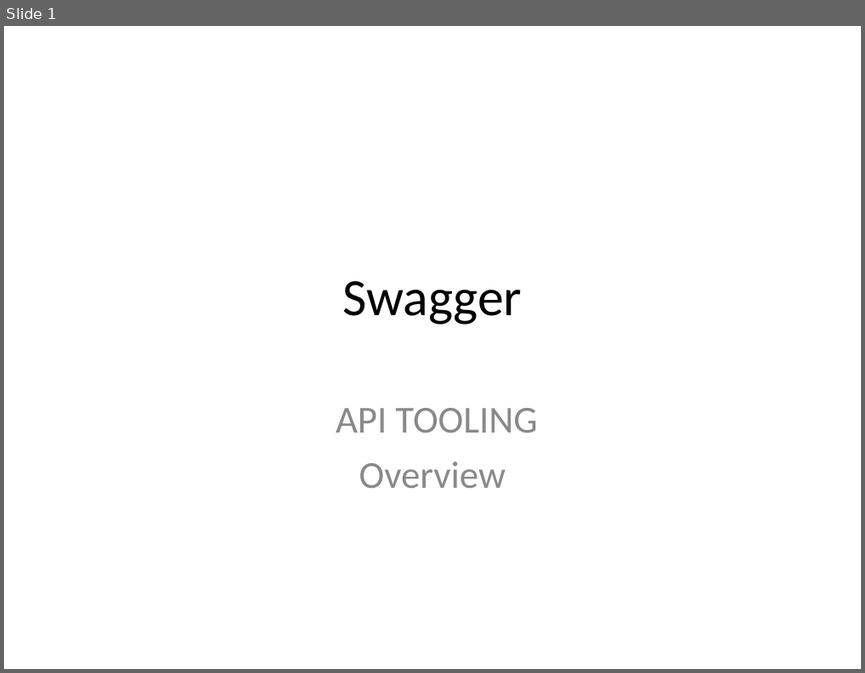
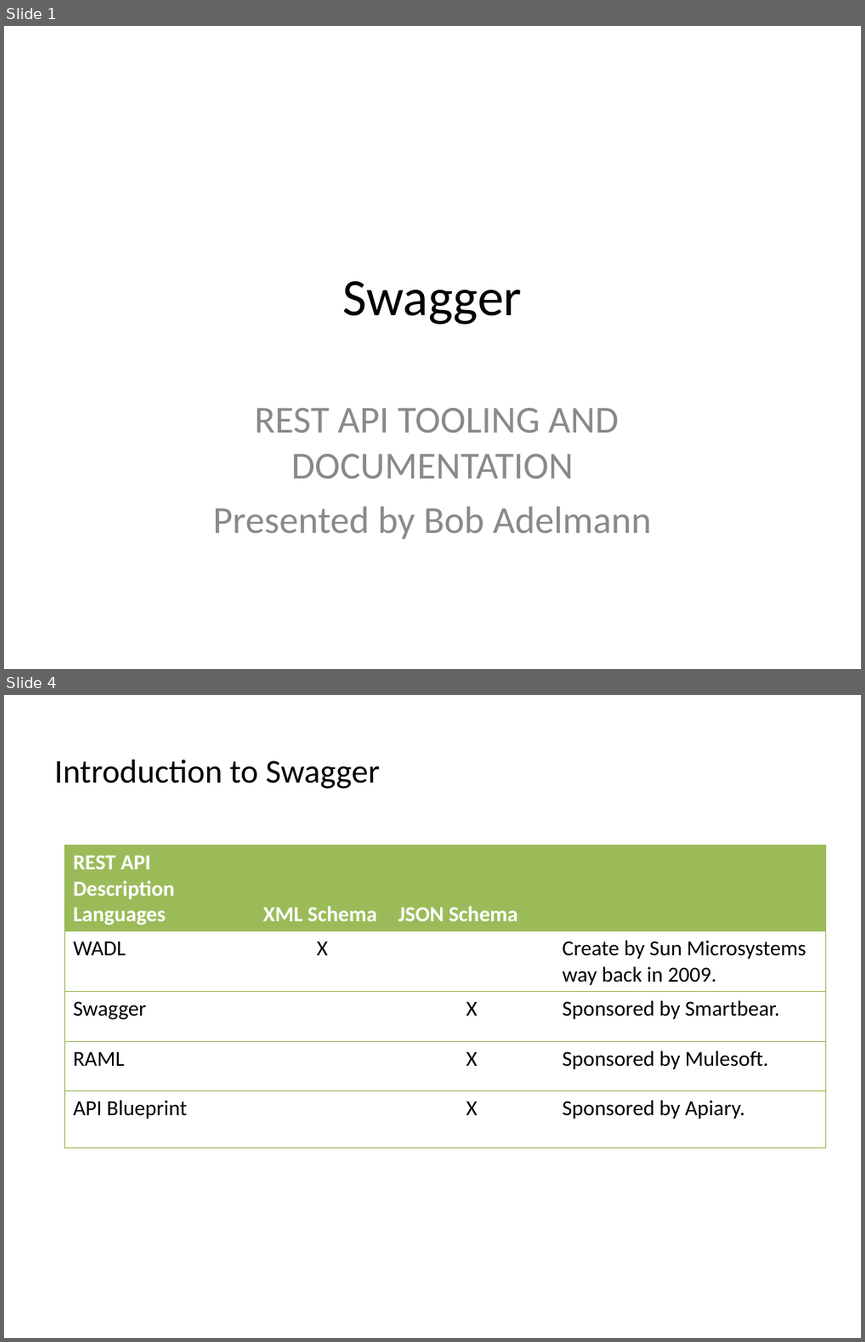
Before and after one commit to bobwares/training, a slide deck: presentations/Swagger-overview.ppt. Shown one above the other, each under a label of ours: slide 1 before the commit, slides 1 and 4 after it; the slides between them are not shown. The pictures are 865x673 and 865x1342 pixels, drawn with LibreOffice and Linux fonts; fonts in the diff are those of the drawing. Boxes give left, top, right and bottom in pixels: in the first picture for what was removed or moved away, otherwise in the second. Text is boxed around its words. In the diff, an @@ line names an element or a change of style, - is before the commit and + after.

Commit message:
Swagger Presentation:

```diff
--- a/presentations/Swagger-overview.ppt
+++ b/presentations/Swagger-overview.ppt
@@ slide 4 added at [4, 695, 861, 1338], background #FFFFFF @@
@@ text added at [54, 759, 380, 789], 28 pt, text #000000 @@
+Introduction to Swagger
@@ table added at [65, 845, 826, 1147], 5 rows, 4 columns @@
+REST API Description Languages | XML Schema | JSON Schema | 
+WADL | X |  | Create by Sun Microsystems way back in 2009.
+Swagger |  | X | Sponsored by Smartbear.
+RAML |  | X | Sponsored by Mulesoft.
+API Blueprint |  | X | Sponsored by Apiary.
@@ slide 1 changed as well @@
@@ subtitle at [213, 408, 651, 539]: text changed @@
-API TOOLING
-Overview
+REST API TOOLING AND DOCUMENTATION
+Presented by Bob Adelmann
```
Also in this commit, not shown: 2 other slides changed, 16 other slides added, 4 slides removed, 5 other files.
